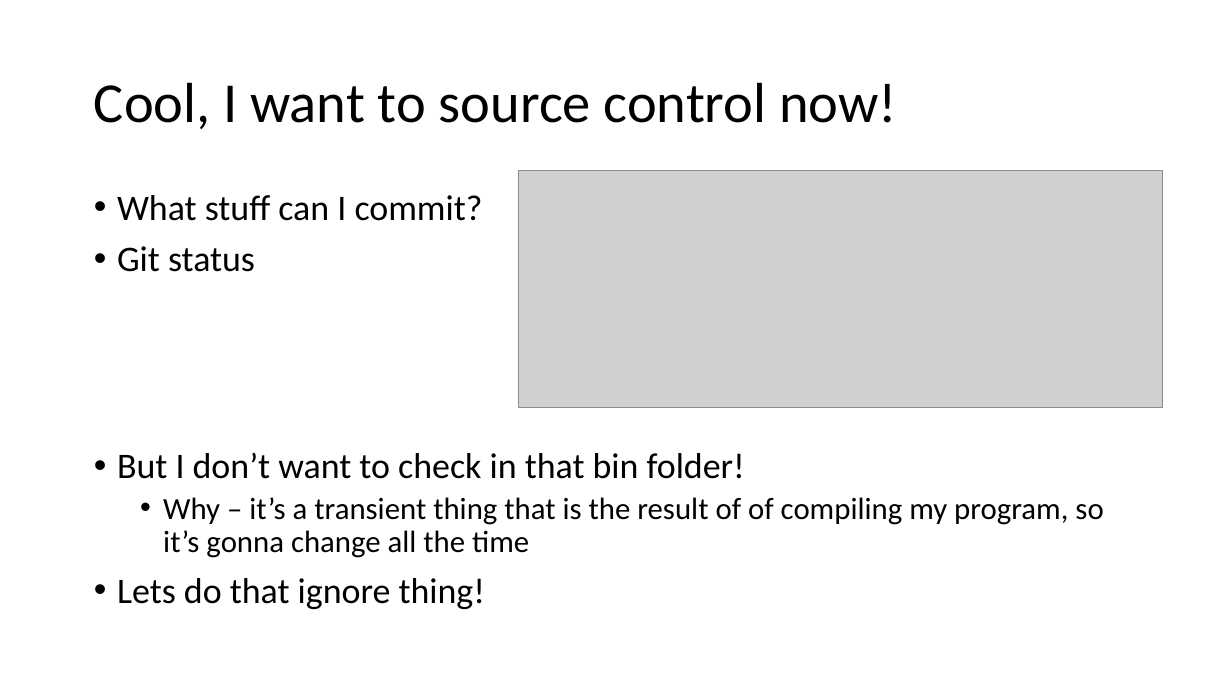
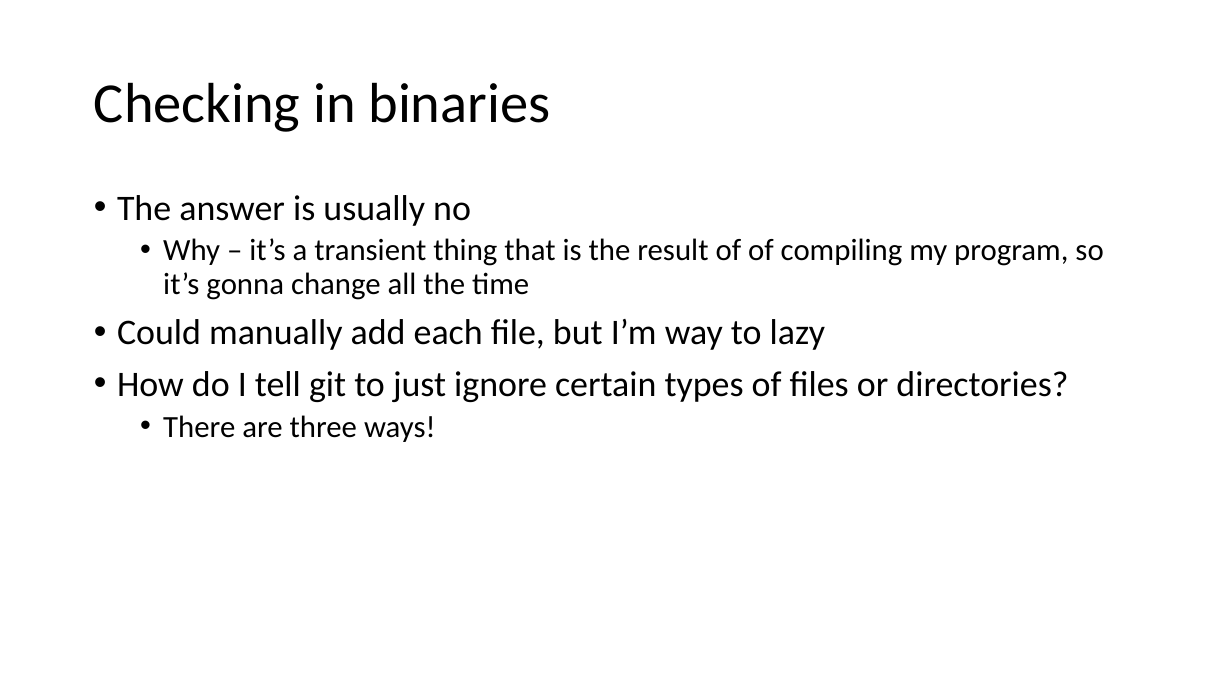
Before and after one commit to milodotnet/bootcamp, a slide deck: slide 24 of SourceControlPresentation.pptx (slide 37 before the commit). Drawn at 1232x693 pixels with LibreOffice and Linux fonts; fonts in the diff are those of the drawing; grey boxes stand for pictures. Boxes give left, top, right and bottom in pixels: in the first picture for what was removed or moved away, otherwise in the second. Text is boxed around its words. In the diff, an @@ line names an element or a change of style, - is before the commit and + after.

Commit message:
incorporated feedback from monday, mixed git and source ctl content to improve the flow

```diff
--- a/SourceControlPresentation.pptx
+++ b/SourceControlPresentation.pptx
@@ title at box(94, 82, 550, 132): text changed @@
-Cool, I want to source control now!
+Checking in binaries
@@ picture removed at box(519, 171, 1164, 408) @@
@@ text at box(117, 195, 471, 226): text changed @@
-• What stuff can I commit?
-• Git status
-• But I don’t want to check in that bin folder!
+• The answer is usually no
@@ text at box(117, 319, 1068, 442): text changed @@
-• Lets do that ignore thing!
+• Could manually add each file, but I’m way to lazy
+• How do I tell git to just ignore certain types of files or directories?
+  • There are three ways!
```
Also in this commit, not shown: 18 other slides changed, 52 slides added, 9 slides removed.
